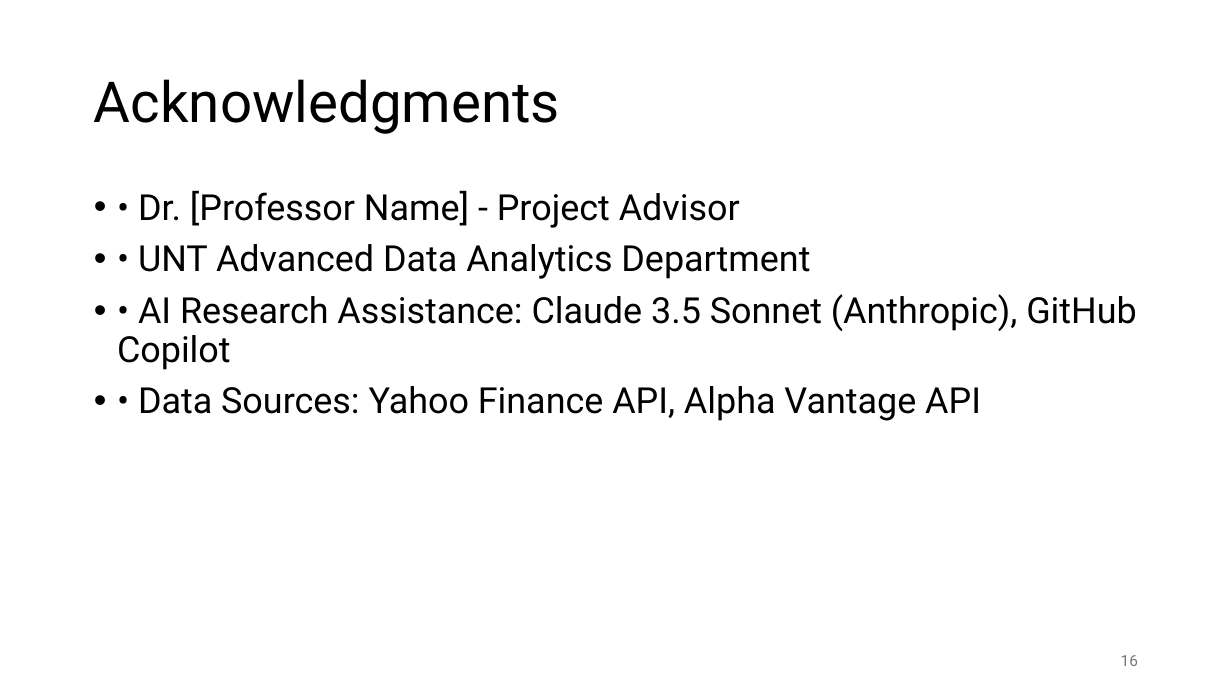
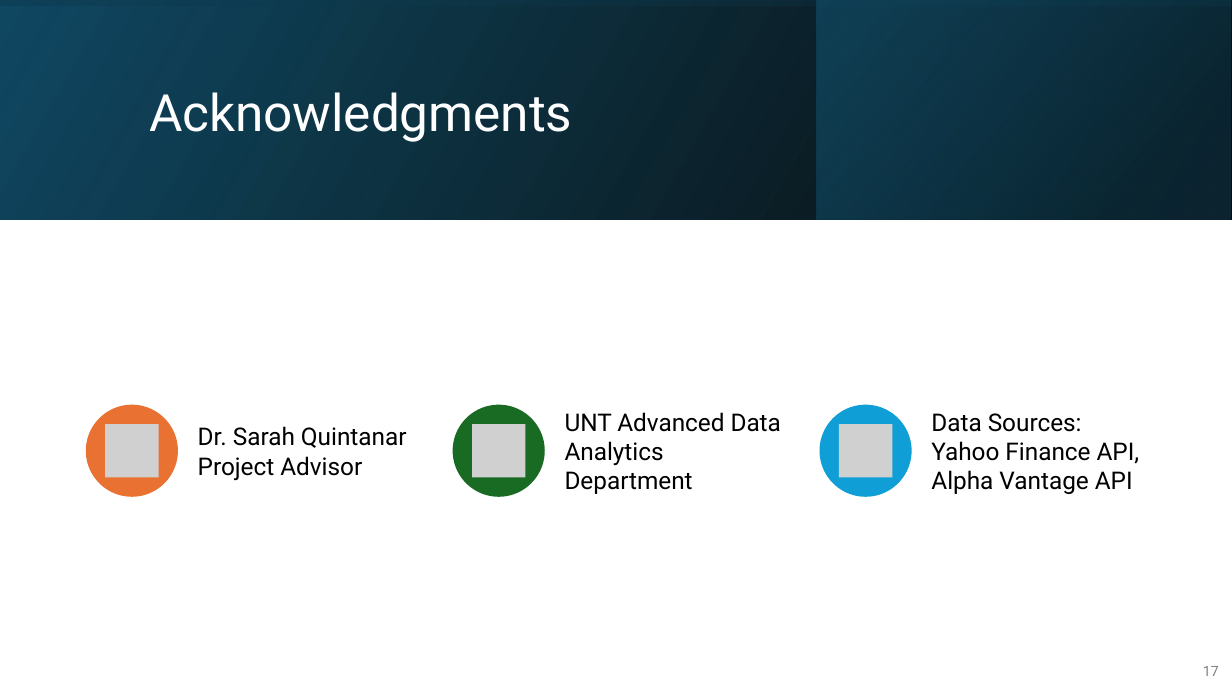
Before and after one commit to BiniamD/Class, a slide deck: slide 17 of SPRING -2025/ADTA 5900 - Advanced Data Analytics Capstone/Deep_Learning_Trading_Signal_Generation.pptx (slide 16 before the commit). Drawn at 1232x693 pixels with LibreOffice and Linux fonts; fonts in the diff are those of the drawing; grey boxes stand for pictures. Boxes give left, top, right and bottom in pixels: in the first picture for what was removed or moved away, otherwise in the second. Text is boxed around its words. In the diff, an @@ line names an element or a change of style, - is before the commit and + after.

```diff
--- a/SPRING -2025/ADTA 5900 - Advanced Data Analytics Capstone/Deep_Learning_Trading_Signal_Generation.pptx
+++ b/SPRING -2025/ADTA 5900 - Advanced Data Analytics Capstone/Deep_Learning_Trading_Signal_Generation.pptx
@@ rectangle added at <box>0,0,1232,219</box>, fill gradient #000000 to #104862 @@
@@ rectangle added at <box>0,0,1232,219</box>, fill gradient #104862 to #000000 @@
@@ rectangle added at <box>817,0,1231,219</box>, fill gradient #0B3041 to #156082 @@
@@ title "Acknowledgments": place and size @@
-title "Acknowledgments" at <box>94,79,560,134</box>
+title "Acknowledgments" at <box>149,92,572,142</box>
@@ title "Acknowledgments" at <box>149,92,572,142</box>: size 44 to 40 pt, text colour #000000 to #FFFFFF @@
@@ text removed at <box>117,190,1136,421</box> @@
-• • Dr. [Professor Name] - Project Advisor
-• • UNT Advanced Data Analytics Department
-• • AI Research Assistance: Claude 3.5 Sonnet (Anthropic), GitHub Copilot
-• • Data Sources: Yahoo Finance API, Alpha Vantage API
@@ group added at <box>86,405,1140,497</box>: 3 ellipses, 3 pictures, 3 texts @@
+Dr. Sarah Quintanar Project Advisor
+UNT Advanced Data Analytics Department
+Data Sources: Yahoo Finance API, Alpha Vantage API
@@ page number removed at <box>1121,655,1138,666</box> @@
-16
@@ page number added at <box>1203,666,1219,676</box>, 11 pt, text #808080 @@
+17
```
Also in this commit, not shown: 16 other slides changed, 1 slide added, 1 other file.
